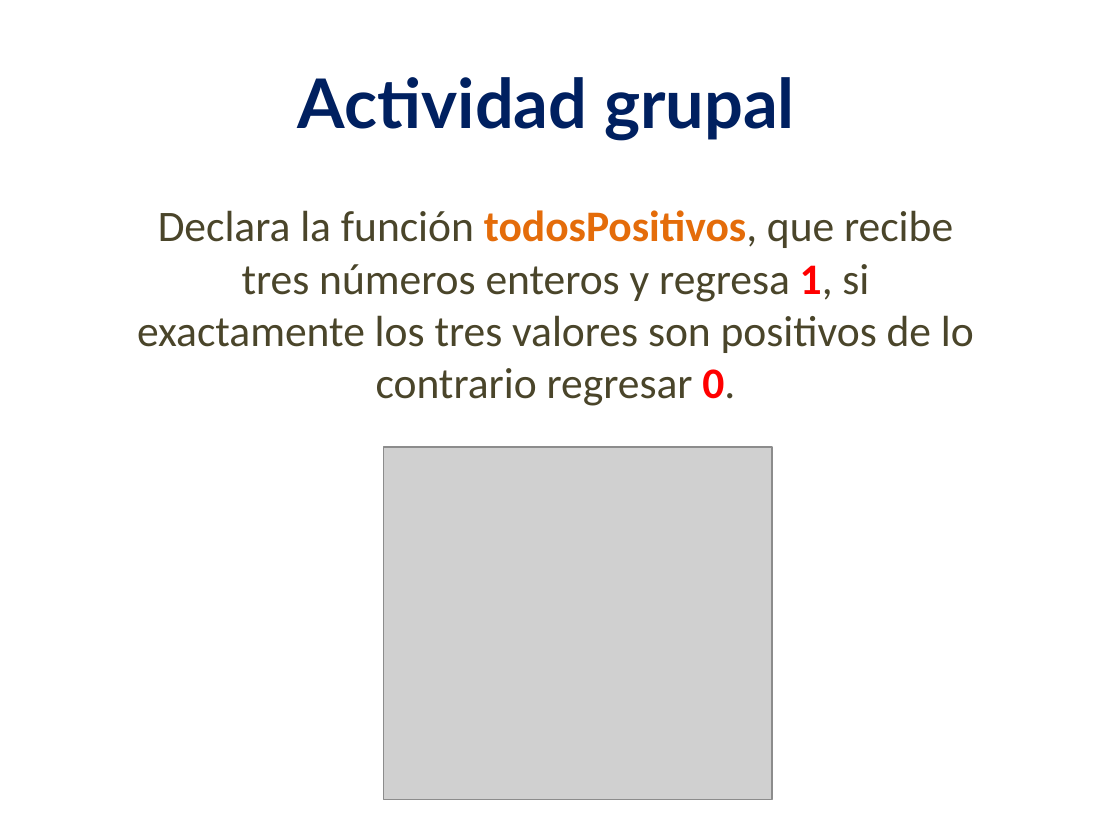
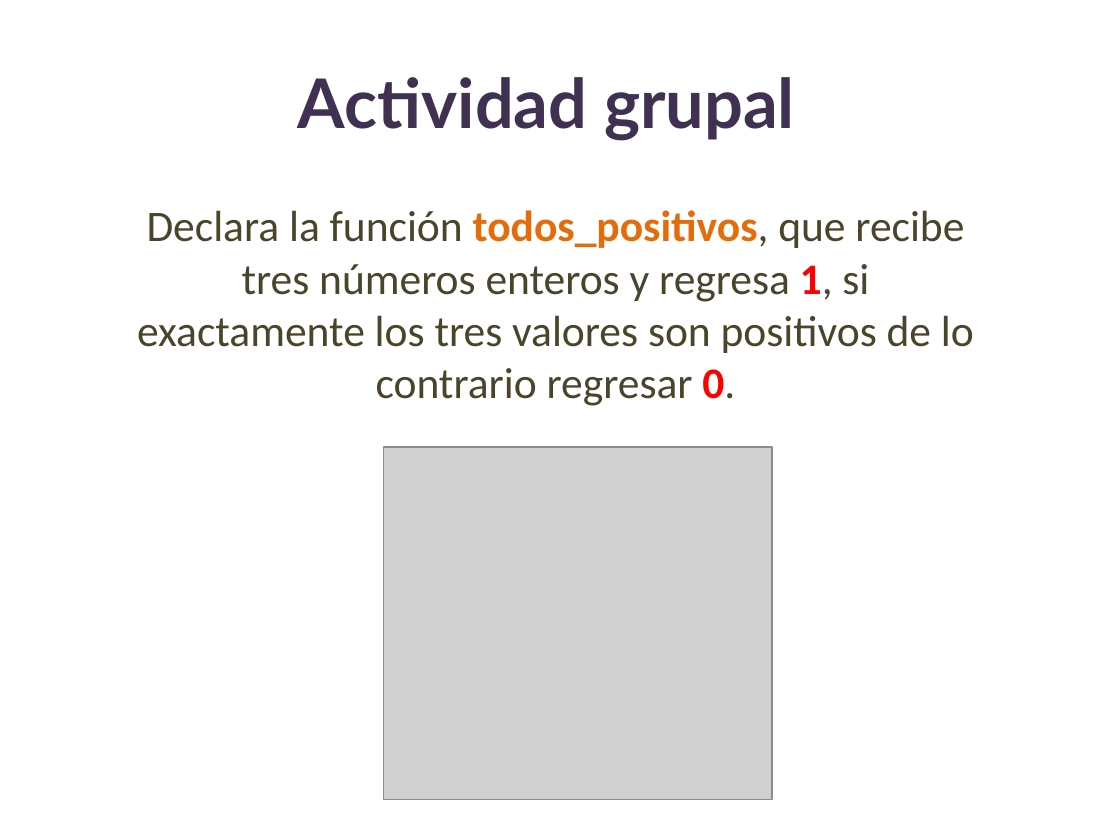
Before and after one commit to lizetheP/Tecnologias, a slide deck: slide 21 of Calendario/Presentaciones/6_Funciones.pptx. Drawn at 1120x840 pixels with LibreOffice and Linux fonts; fonts in the diff are those of the drawing; grey boxes stand for pictures. Boxes give left, top, right and bottom in pixels: in the first picture for what was removed or moved away, otherwise in the second. Text is boxed around its words. In the diff, an @@ line names an element or a change of style, - is before the commit and + after.

```diff
--- a/Calendario/Presentaciones/6_Funciones.pptx
+++ b/Calendario/Presentaciones/6_Funciones.pptx
@@ text "Actividad grupal" at (298, 77, 795, 141): text colour #002060 to #403152 @@
@@ text at (137, 210, 974, 406): text changed @@
-Declara la función todosPositivos, que recibe tres números enteros y regresa 1, si exactamente los tres valores son positivos de lo contrario regresar 0.
+Declara la función todos_positivos, que recibe tres números enteros y regresa 1, si exactamente los tres valores son positivos de lo contrario regresar 0.
```
Also in this commit, not shown: 3 other slides changed, 5 other files.
